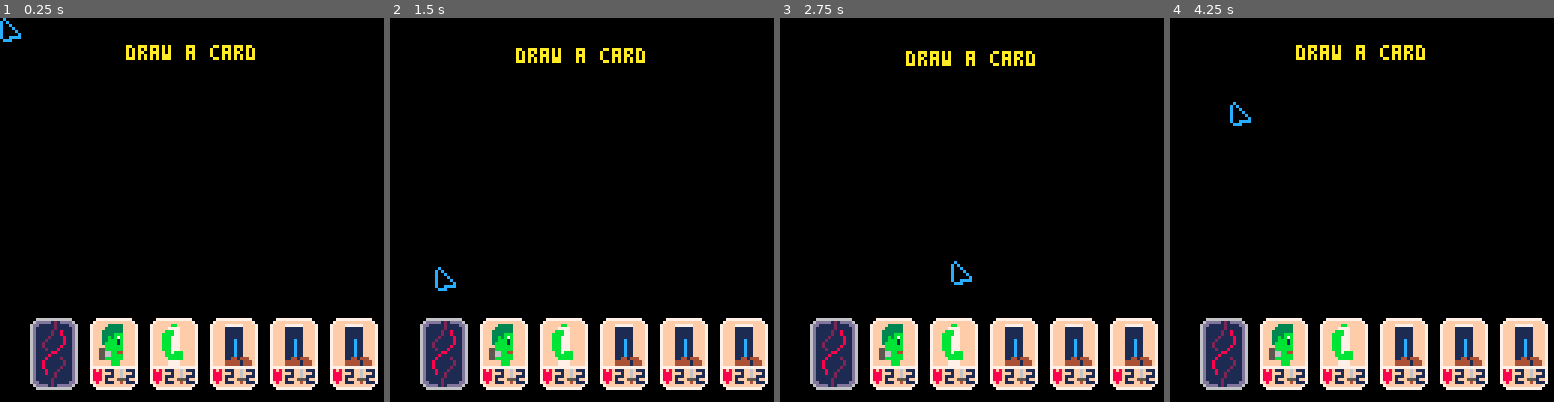
Above: before the commit, frames 1-4 (left to right).
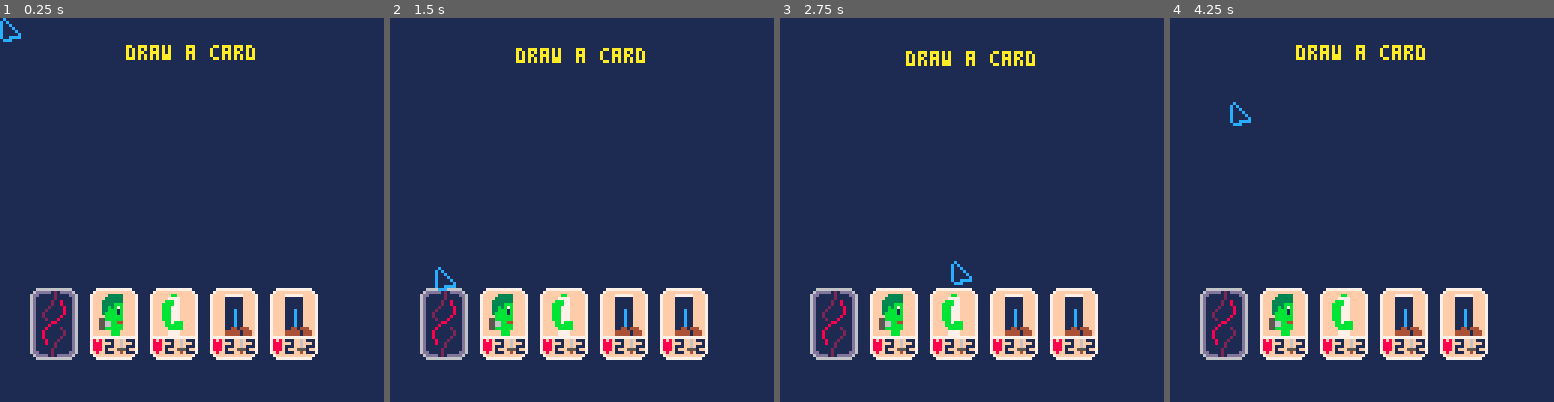
Above: after the commit, the same moments.

Repository: michaeljosephpurdy/2024-fall-game-jam
Game: PICO-8 cartridge 2024-fall-game-jam.p8
Same seed, same stepped clock (60 frames per second), same inputs: the game is played once before the commit and once after it.
Inputs (mouse positions are in pixels of both pictures, inside the frame that each line leads up to):
- Up to frame 1 (0.25 s): no input
- Up to frame 2 (1.5 s): click (670, 121) at 0.67 s; click (436, 267) at 1.22 s
- Up to frame 3 (2.75 s): click (887, 114) at 1.77 s; click (952, 259) at 2.32 s
- Up to frame 4 (4.25 s): click (1404, 106) at 2.87 s; click (1465, 256) at 3.42 s; click (1231, 102) at 3.97 s

The runs differ from the first frame. In frame 1, 95% of the frame differs, in the area x 0-100%, y 0-100%; in frame 2, 95%; in frame 3, 95%; in frame 4, 95%.

Commit message:
Start setting up game state cycle

Diff:
--- a/2024-fall-game-jam.p8
+++ b/2024-fall-game-jam.p8
@@ -12,11 +12,10 @@
   new_player(2),
  }
  cards={
-  new_card(30,100,'frank_head',1),
-  new_card(50,100,'frank_body',1),
-  new_card(70,100,'frank_legs',1),
-  new_card(90,100,'frank_legs',1),
-  new_card(110,100,'frank_legs',1)
+  new_card(30,90,'frank_head',1),
+  new_card(50,90,'frank_body',1),
+  new_card(70,90,'frank_legs',1),
+  new_card(90,90,'frank_legs',1),
  }
  deck=new_deck(1)
 end
@@ -29,6 +28,12 @@
   w=2*8,
   h=3*8,
   placed=false,
+  draw=function(self)
+   spr(self.s,self.x,self.y,2,2)
+   spr(3,self.x,self.y+16,2,1)
+   print(self.hp,self.x+5,self.y+17,1)
+   print(self.hp,self.x+12,self.y+17,1)
+  end,
  }
  for k,v in pairs(card_data[t]) do
   card[k]=v
@@ -38,7 +43,9 @@
 function new_deck (p)
  return {
   x=10,
-  y=100,
+  y=90,
+  w=2*8,
+  h=3*8,
   draw=function(self)
    spr(14,self.x,self.y,2,3)
   end,
@@ -60,74 +67,106 @@
 
 function _update60()
  game_state_msg=nil
+ hover_card=nil
  mouse.x=stat(32)
  mouse.y=stat(33)
+ foreach(cards,function(c)
+  if collide(mouse,c) then
+   hover_card=c
+   return
+  end
+ end)
  if state=='game' then
   if game_state=='draw_one' then
    game_state_msg='draw a card'
-  elseif gate_state=='play_one' then
+   if stat(34)==1 and
+      collide(mouse,deck) then
+    new_card(110,90,'frank_legs',1)
+    game_state='play_one'
+    return
+   end
+  elseif game_state=='play_one' then
    game_state_msg='play a card'
+   -- mouse down
+   if stat(34)==1 then
+    -- are we holding a card?
+    if held_card then
+     held_card.x=mid(mouse.x-held_offset_x,20,100)
+     held_card.y=mid(mouse.y-held_offset_y,40,120)
+    else
+     -- are we picking up a card?
+     foreach(cards,function(c)
+      if not c.placed and
+         collide(mouse,c) then
+       held_card=c
+       held_offset_x=mouse.x-c.x
+       held_offset_y=mouse.y-c.y
+      end
+     end)
+    end
+   else
+    held_card=nil
+    spr(1,mouse.x,mouse.y)
+   end
   elseif game_state=='discard_one' then
    game_state_msg='discard a card'
   elseif game_state=='deal_damage' then
   end
-  -- mouse down
-  if stat(34)==1 then
-   -- are we holding a card?
-   if held_card then
-    held_card.x=mouse.x-held_offset_x
-    held_card.y=mouse.y-held_offset_y
-   else
-    -- are we picking up a card?
-    foreach(cards,function(c)
-     if not c.placed and
-        collide(mouse,c) then
-      held_card=c
-      held_offset_x=mouse.x-c.x
-      held_offset_y=mouse.y-c.y
-     end
-    end)
-   end
-  else
-   held_card=nil
-   spr(1,mouse.x,mouse.y)
-  end
- end
-end
-
-function _draw()
- cls()
+ end
+end
+
+function _draw ()
+ cls(1)
  deck:draw()
  foreach(cards,function(c)
-  spr(c.s,c.x,c.y,2,2)
-  spr(3,c.x,c.y+16,2,1)
-  print(c.hp,c.x+5,c.y+17,1)
-  print(c.hp,c.x+12,c.y+17,1)
+  c:draw()
  end)
+ if held_card then
+  rectfill(held_card.x+1,
+           held_card.y+1,
+           held_card.x+2*8,
+           held_card.y+3*8+1,0)
+  held_card:draw()
+ end
+ -- draw mouse
  if stat(34)==1 then
   spr(2,mouse.x,mouse.y)
  else
   spr(1,mouse.x,mouse.y)
  end
  if game_state_msg then
-  print(game_state_msg,
-        64-#game_state_msg*2,
-        sin(time())+.1+10,10)
- end
+  cprint(game_state_msg,64,
+         sin(time())+.1+10,10)
+ end
+ if hover_card and
+    not held_card then
+  cprint(hover_card.name,64,120, 10)
+ end
+ if held_card then
+  cprint(held_card.name,64,120,10)
+ end
+end
+
+function cprint(msg,x,y,c)
+ print(msg,x-#msg*2,y,c)
 end
 -->8
 card_data={
  frank_head={
+  name='frankenstein - head',
   s=16,
   hp=2,
   atk=2,
  },
  frank_body={
+  name='frankenstein - body',
   s=18,
   hp=2,
   atk=2,
  },
  frank_legs={
+  name='frankenstein - legs',
+
   s=20,
   hp=2,
   atk=2,
